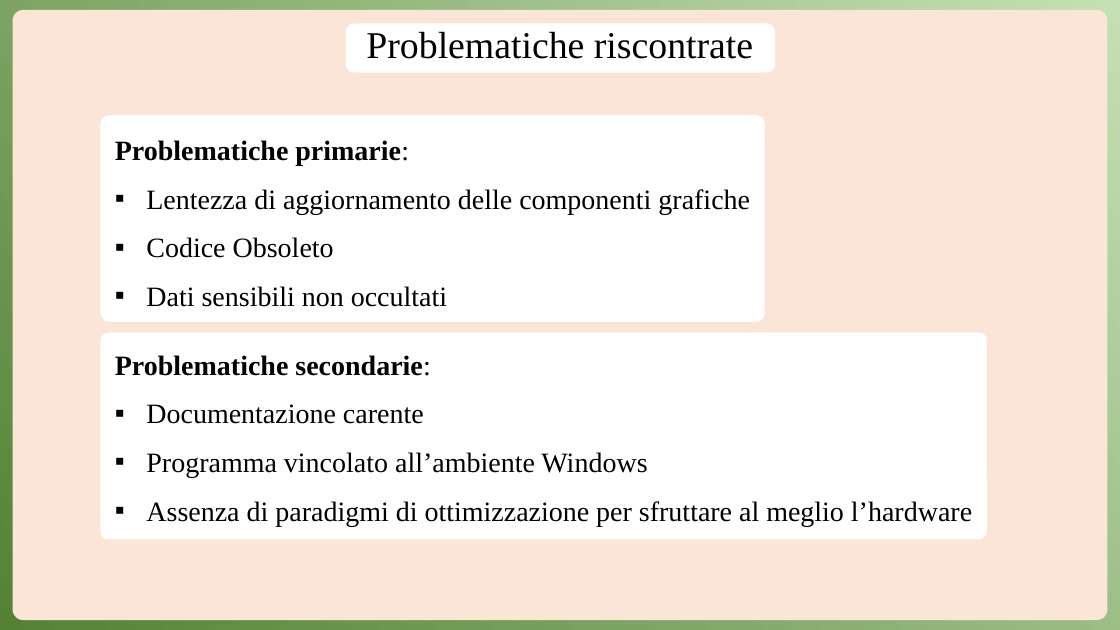
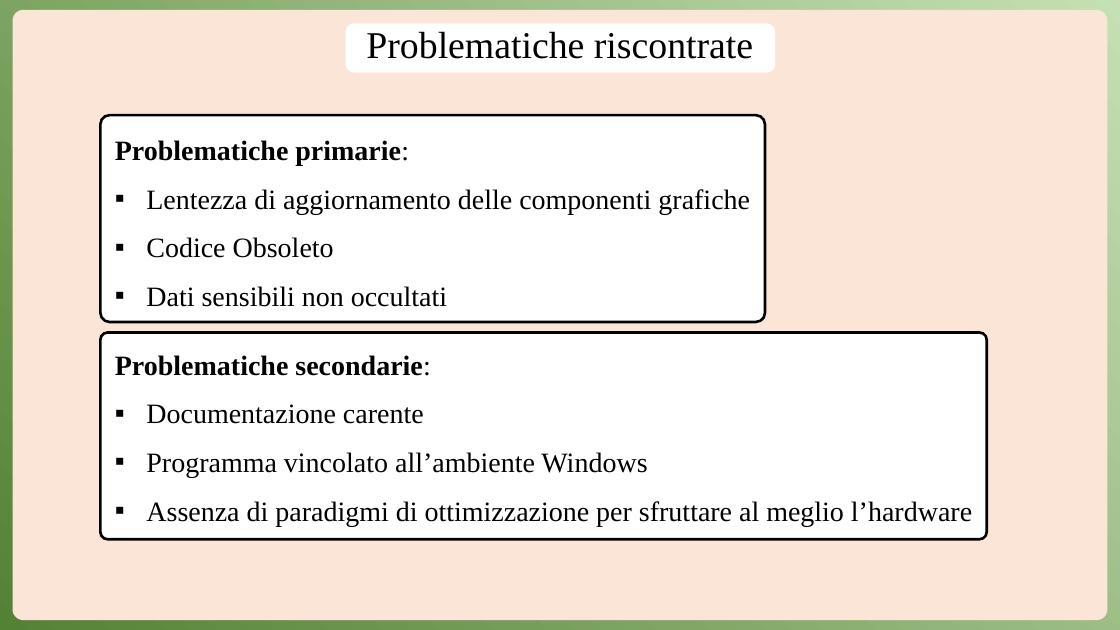
Before and after one commit to Anrighe/Tesi-Laurea-Triennale-Informatica-Unimore, a slide deck: slide 4 of Presentazione_Tesi_Triennale_Informatica_Unimore_2022_2023_Enrico_Marras_152336.pptx. Drawn at 1120x630 pixels with LibreOffice and Linux fonts; fonts in the diff are those of the drawing. Boxes give left, top, right and bottom in pixels: in the first picture for what was removed or moved away, otherwise in the second. Text is boxed around its words. In the diff, an @@ line names an element or a change of style, - is before the commit and + after.

```diff
--- a/Presentazione_Tesi_Triennale_Informatica_Unimore_2022_2023_Enrico_Marras_152336.pptx
+++ b/Presentazione_Tesi_Triennale_Informatica_Unimore_2022_2023_Enrico_Marras_152336.pptx
@@ rounded rectangle at (x1=100, y1=115, x2=765, y2=322): outline none to #000000 2.25 pt @@
@@ rounded rectangle at (x1=100, y1=333, x2=986, y2=539): outline none to #000000 2.25 pt @@
```
Also in this commit, not shown: 5 other slides changed.
